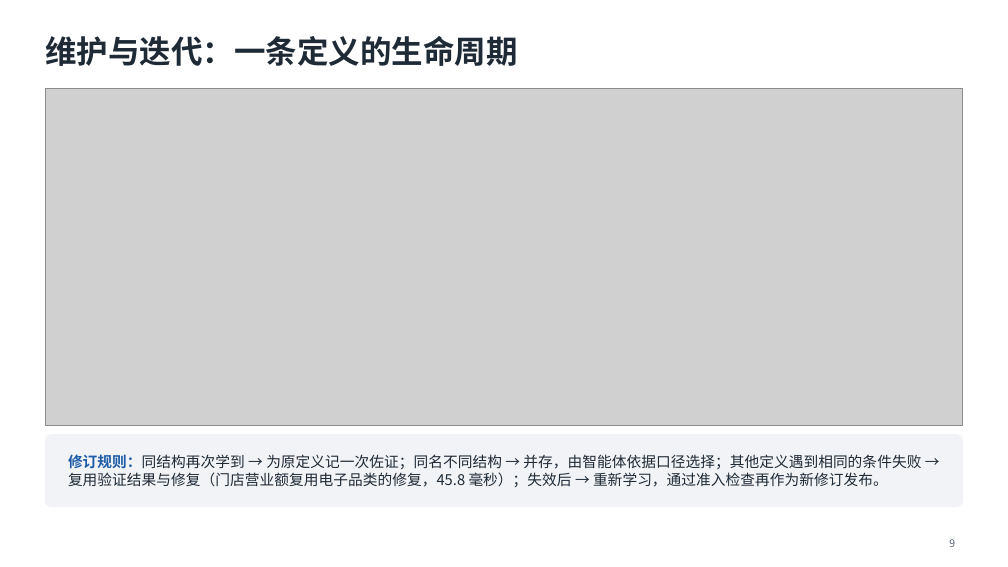
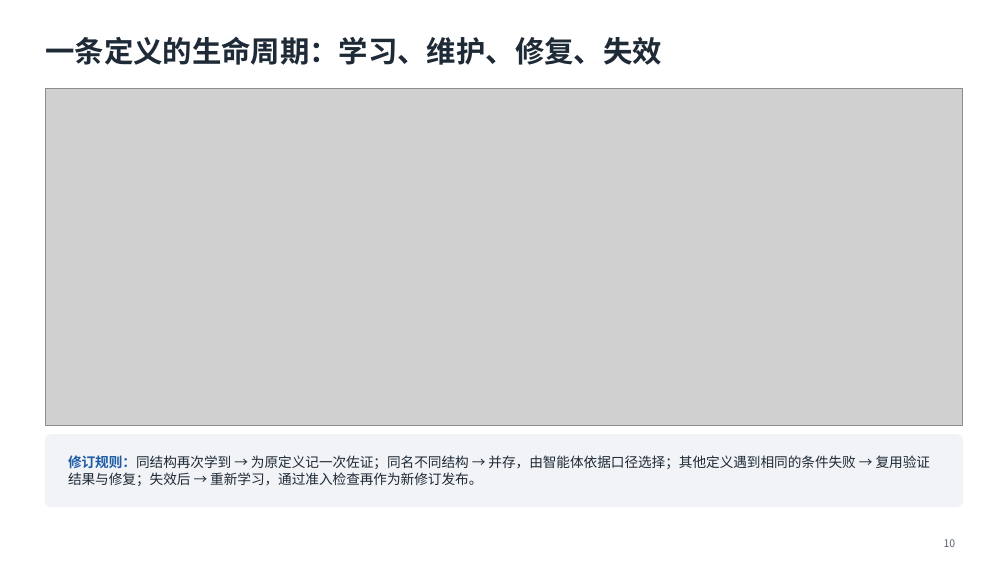
Before and after one commit to mmmttt000045/agent4db-adapter, a slide deck: slide 10 of docs/mavra-system.pptx (slide 9 before the commit). Drawn at 1008x567 pixels with LibreOffice and Linux fonts; fonts in the diff are those of the drawing; grey boxes stand for pictures. Boxes give left, top, right and bottom in pixels: in the first picture for what was removed or moved away, otherwise in the second. Text is boxed around its words. In the diff, an @@ line names an element or a change of style, - is before the commit and + after.

```diff
--- a/docs/mavra-system.pptx
+++ b/docs/mavra-system.pptx
@@ title at [45,37,662,65]: text changed; size 30 to 28 pt @@
-维护与迭代：一条定义的生命周期
+一条定义的生命周期：学习、维护、修复、失效
@@ text at [68,455,930,486]: text changed; size 14 to 13 pt @@
-修订规则：同结构再次学到 → 为原定义记一次佐证；同名不同结构 → 并存，由智能体依据口径选择；其他定义遇到相同的条件失败 → 复用验证结果与修复（门店营业额复用电子品类的修复，45.8 毫秒）；失效后 → 重新学习，通过准入检查再作为新修订发布。
+修订规则：同结构再次学到 → 为原定义记一次佐证；同名不同结构 → 并存，由智能体依据口径选择；其他定义遇到相同的条件失败 → 复用验证结果与修复；失效后 → 重新学习，通过准入检查再作为新修订发布。
@@ page number at [944,539,956,547]: text changed @@
-9
+10
```
Also in this commit, not shown: 6 other slides changed, 7 slides added, 5 slides removed, 2 other files.
